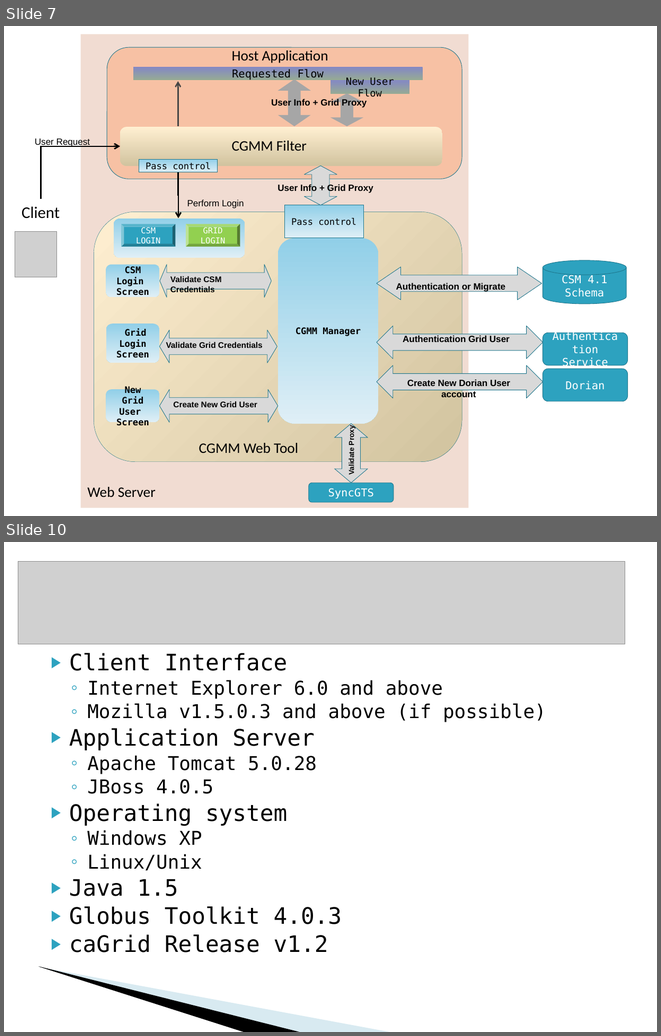
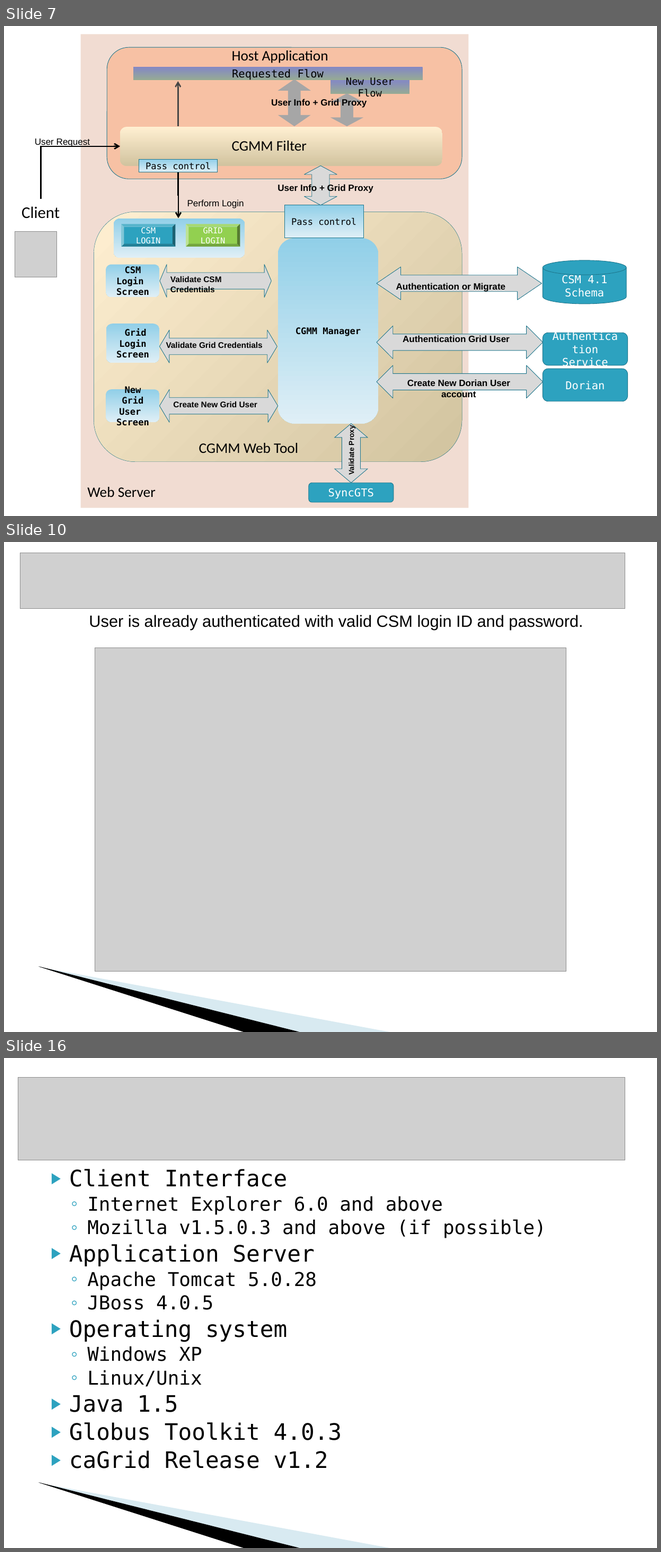
Before and after one commit to CBIIT/common-security-module-docs, a slide deck: CSM v4.1/Development/Design/CSM GAARDS Migration Module Presentation caGrid Users List 10-18-2008.ppt. Shown one above the other, each under a label of ours: slides 7 and 10 before the commit, slides 7, 10 and 16 after it; the slides between them are not shown. The pictures are 661x1036 and 661x1552 pixels, drawn with LibreOffice and Linux fonts; fonts in the diff are those of the drawing; grey boxes stand for pictures; background and template pictures are left out. Boxes give left, top, right and bottom in pixels: in the first picture for what was removed or moved away, otherwise in the second. Text is boxed around its words. In the diff, an @@ line names an element or a change of style, - is before the commit and + after.

```diff
--- a/CSM v4.1/Development/Design/CSM GAARDS Migration Module Presentation caGrid Users List 10-18-2008.ppt
+++ b/CSM v4.1/Development/Design/CSM GAARDS Migration Module Presentation caGrid Users List 10-18-2008.ppt
@@ slide 10 added at (4, 542, 657, 1032), background #FFFFFF; not listed: 2 template elements that a slide beside it also shows @@
@@ picture added at (20, 553, 625, 609) @@
@@ text added at (89, 615, 583, 629), 18 pt, text #000000 @@
+User is already authenticated with valid CSM login ID and password.
@@ picture added at (95, 648, 566, 971) @@
@@ what was slide 10 is now slide 16 @@
```
Also in this commit, not shown: 2 slides changed, 7 other slides added, 2 slides removed.
